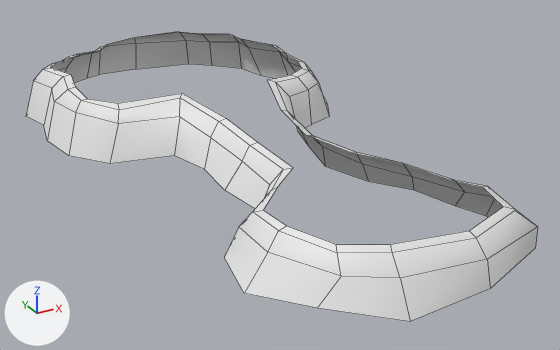
Renders of the FBX model Kiwi Cremé/Assets/Artists/Cameron/Eden/Land/Bottom Layer/ShrineLand_rock.fbx from each side of a commit.
Rendered twice from a 50 mm lens placed at (-7.46, -19.54, 5.5), pointed at (0.63, -4.82, -1.86). Arrows for +X, +Y and +Z are at lower left; the lights stay in place. Mesh edges are drawn as thin lines. Materials are left out; every surface is plain grey. Where no turn or scale is listed for an object, it has been applied to the vertices.
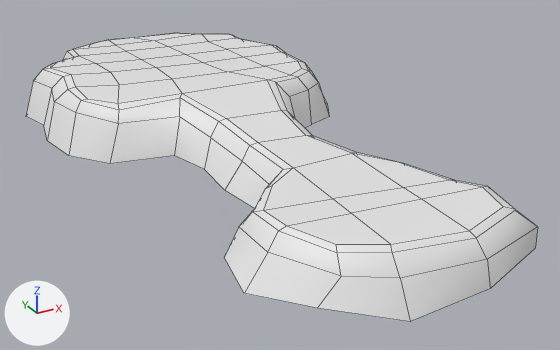
Location of each change, [x1, y1, x2, y2] in pixels of the pictures (560 x 350 px):
'Plane002', reshaped: before [26, 32, 538, 322]; after [26, 33, 538, 322]
part 1 of me_mesh, built on: before [63, 38, 293, 212]; after [51, 33, 503, 244]

The change in detail:
me_mesh is used by ob_plane002; location (0.0, -4.03, 0.0).
me_mesh had 152 vertices, 114 faces and spanned x -3.9..3.8, y -7.6..7.9, z -1.4..-0.2.
me_mesh now has 173 vertices, 153 faces and spans x -3.9..3.8, y -7.6..7.9, z -1.4..-0.2.
Part 1, on me_mesh:
3 vertices in x -2.1..-0.8, y 6.7..7.5, z -0.4..-0.3 move by (0.0, 0.0, 0.1).
7 vertices move from x -2.2..-1.1, y -4.0..7.3, z -0.8..-0.4 to x -2.2..-1.2, y -3.9..7.4, z -0.8..-0.2.
16 vertices are added at x -2.0..1.8, y -5.7..6.5, z -0.5..-0.2.
5 new vertices lie (0.1, -1.0, 0.0) away from vertices in x -2.0..1.8, y 3.4..5.6, z -0.2.
39 new faces join them.
me_mesh part 2: the surface is now shaded flat.
